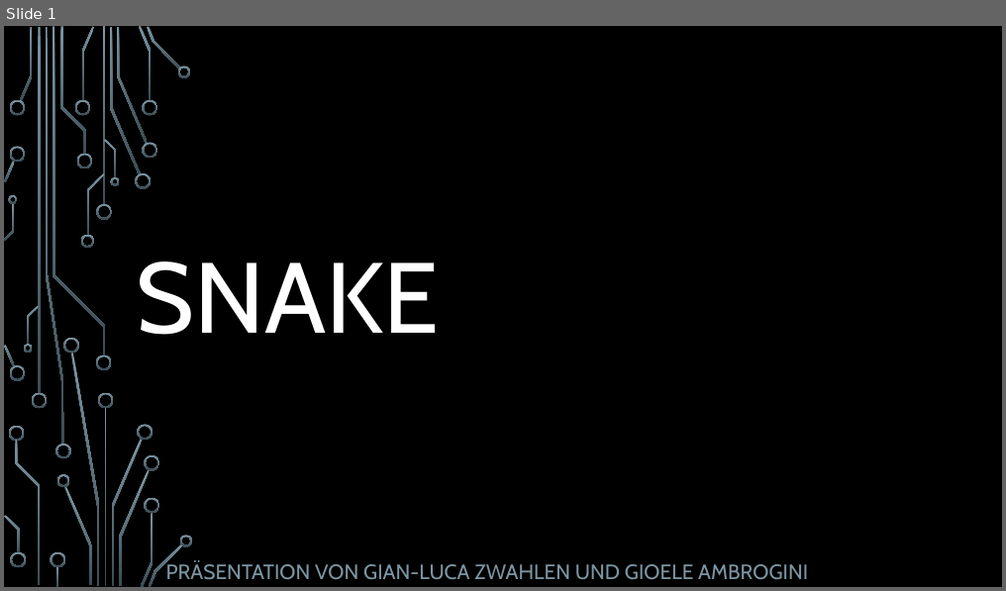
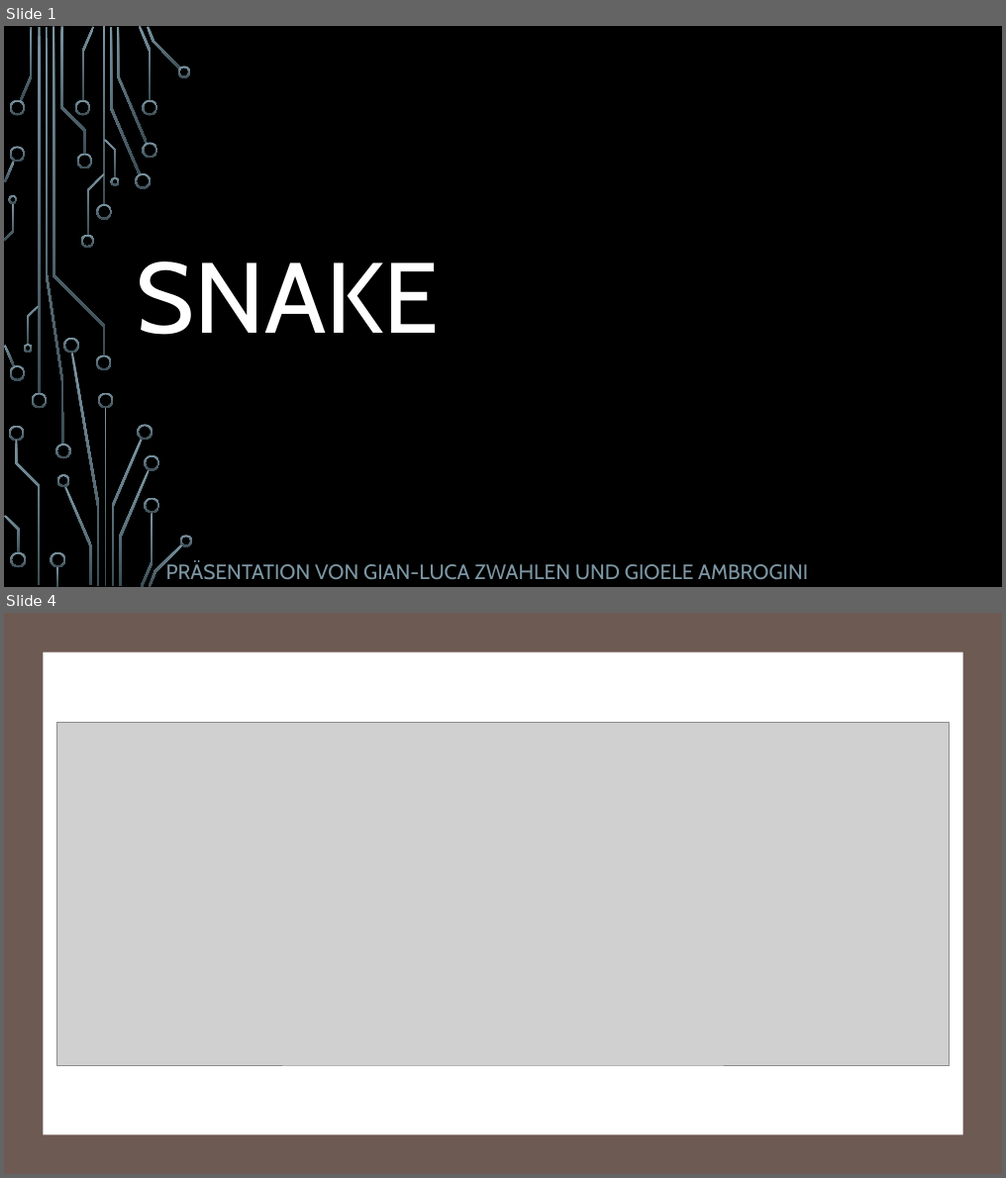
Before and after one commit to GianLuca3000/Projekt-Snake, a slide deck: Projekt m419.pptx. Shown one above the other, each under a label of ours: slide 1 before the commit, slides 1 and 4 after it; the slides between them are not shown. The pictures are 1006x591 and 1006x1178 pixels, drawn with LibreOffice and Linux fonts; fonts in the diff are those of the drawing; grey boxes stand for pictures; background and template pictures are left out. Boxes give left, top, right and bottom in pixels: in the first picture for what was removed or moved away, otherwise in the second. Text is boxed around its words. In the diff, an @@ line names an element or a change of style, - is before the commit and + after.

```diff
--- a/Projekt m419.pptx
+++ b/Projekt m419.pptx
@@ slide 4 added at (4,613,1002,1174), background picture (left out) @@
@@ rectangle added at (4,613,1002,1174), fill #6D5A52 @@
@@ rectangle added at (43,653,963,1136), fill #FFFFFF @@
@@ picture added at (56,722,949,1065) @@
@@ group added at (4,613,988,1174): 14 freeform shapes, 3 rectangles @@
@@ group added at (4,613,988,1174): 14 freeform shapes, 3 rectangles @@
```
Also in this commit, not shown: 11 slides changed, 2 slides removed.
